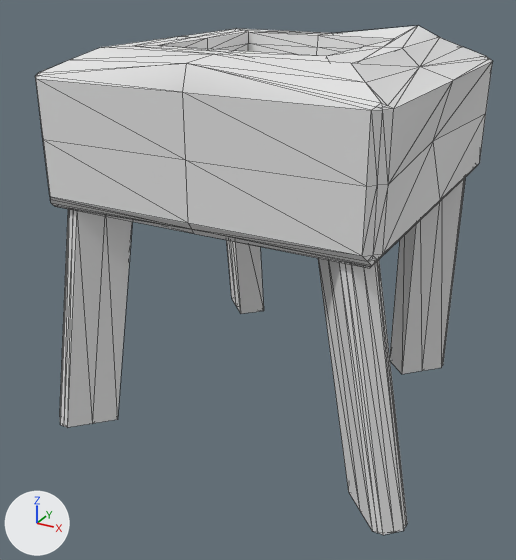
One commit to the OBJ model Site-13-V2/Assets/SCPAssets/Models/Props/Batteries/Type-0/Battery-Type-0-Debris-Frame-Upper.obj: the scene before it, then after it.
Rendered twice from a 50 mm lens placed at (0.682, -1.337, 0.939), pointed at (-0.024, -0.052, 0.297). Lighting does not change. The marker at lower left points along +X, +Y and +Z. Mesh edges are drawn as thin lines. Where no turn or scale is listed for an object, it has been applied to the vertices.

In view in the first picture: 'Battery-Type-0-Debris-Frame-Upper'.
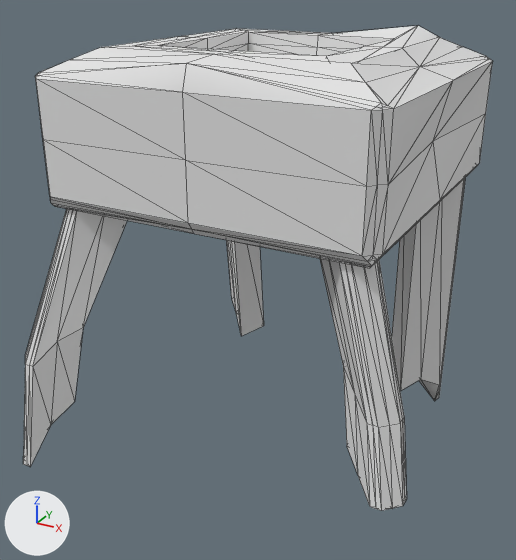
Changed parts and their boxes [x1, y1, x2, y2] in the pictures (516 x 560 px):
'Battery-Type-0-Debris-Frame-Upper', reshaped
    before: [35, 26, 493, 535]
    after: [23, 26, 493, 511]
part 1 of me_battery_type_0_debris_frame_upper, built on
    before: [60, 177, 466, 535]
    after: [23, 177, 466, 511]

Patch to the scene script:
```diff
--- a/Site-13-V2/Assets/SCPAssets/Models/Props/Batteries/Type-0/Battery-Type-0-Debris-Frame-Upper.obj.py
+++ b/Site-13-V2/Assets/SCPAssets/Models/Props/Batteries/Type-0/Battery-Type-0-Debris-Frame-Upper.obj.py
@@ me_battery_type_0_debris_frame_upper @@
 # used by ob_battery_type_0_debris_frame_upper; location = (0.0, 0.0, 0.0)
-me_battery_type_0_debris_frame_upper.from_pydata(...)  # 257 vertices, 474 faces; spans x -0.378..0.428, y -0.378..0.428, z 0.0..0.825
+me_battery_type_0_debris_frame_upper.from_pydata(...)  # 304 vertices, 568 faces; spans x -0.428..0.428, y -0.453..0.428, z -0.125..0.825
+# me_battery_type_0_debris_frame_upper part 1
+# 10 vertices are removed from x -0.363..0.413, y -0.363..0.25, z 0.0..0.5
+# 64 faces are deleted
+# 6 vertices in x 0.378..0.428, y -0.353..-0.303, z 0.0 move by (-0.025, 0.0, 0.225)
+# 6 vertices in x -0.378..-0.328, y -0.378..-0.328, z 0.0 move by (-0.025, -0.05, 0.175)
+# 5 vertices in x -0.225..0.328, y 0.2..0.35, z 0.0 move by (0.0, 0.0, -0.05)
+# 4 vertices in x -0.314..0.289, y 0.239..0.389, z 0.0 move by (0.0, 0.0, -0.025)
+# 3 vertices in x -0.275..0.328, y 0.288..0.328, z 0.0 move by (0.0, 0.0, -0.075)
+# 8 vertices move from x -0.35..0.328, y -0.289..0.35, z 0.0..0.637 to x -0.364..0.328, y -0.339..0.328, z -0.125..0.637
+# 22 vertices are added at x -0.413..0.413, y -0.438..0.25, z -0.075..0.65
+# 23 new vertices lie (0.0, 0.0, 0.1) away from vertices in x -0.285..0.285, y -0.285..0.285, z 0.5
+# 6 new vertices lie (-0.025, -0.025, -0.25) away from vertices in x -0.378..-0.328, y -0.378..-0.328, z 0.0
+# 6 new vertices lie (0.025, -0.025, -0.15) away from vertices in x 0.378..0.428, y -0.353..-0.303, z 0.0
+# 158 new faces join them
 me_battery_type_0_debris_frame_upper.materials.append(mat_battery_type_0_debris)
```
